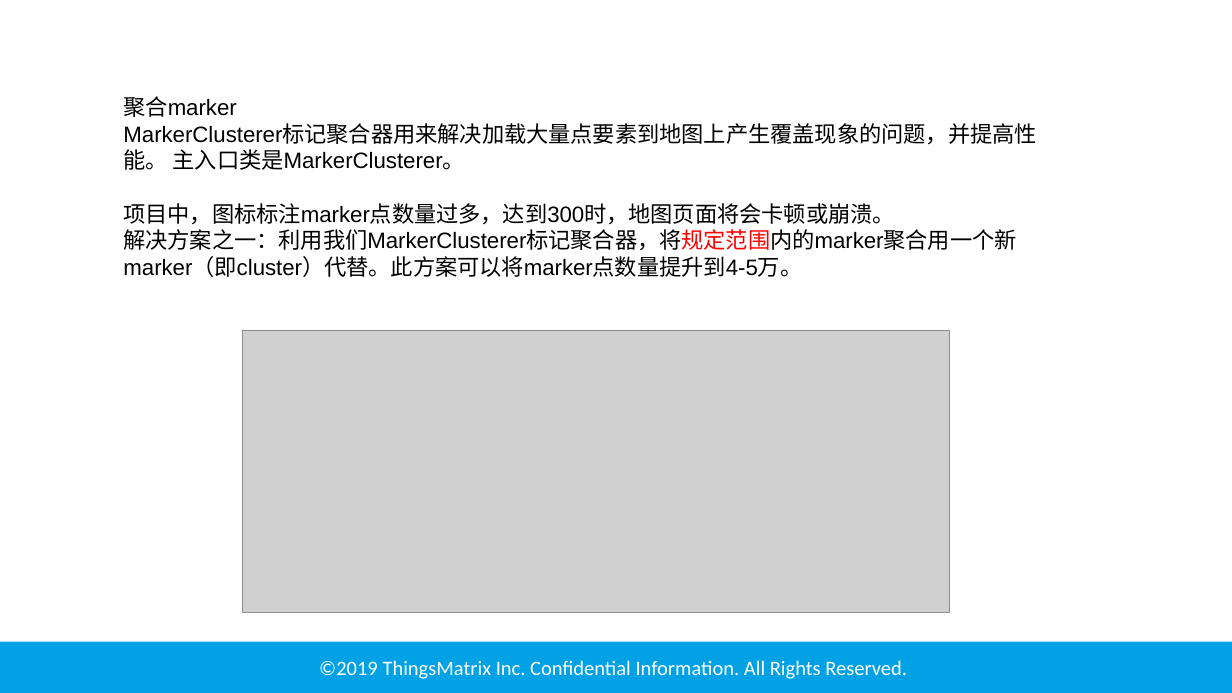
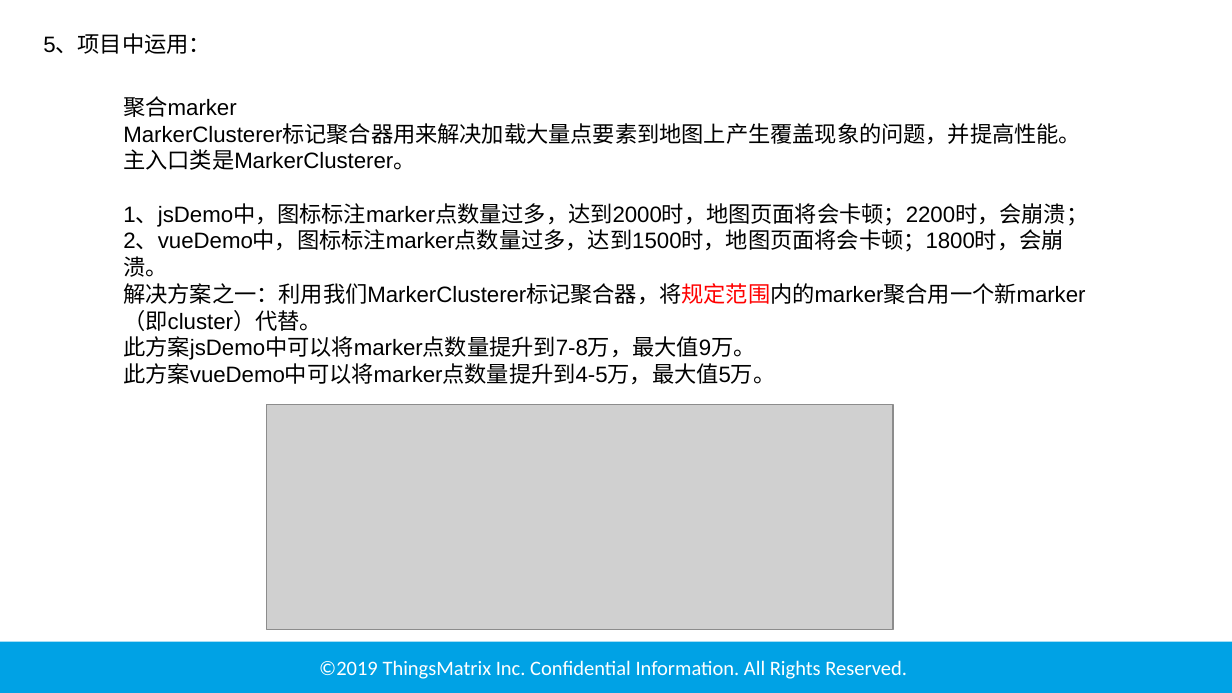
Before and after one commit to GUAPO-CN/maps, a slide deck: slide 11 of 地图技术分享.pptx (slide 10 before the commit). Drawn at 1232x693 pixels with LibreOffice and Linux fonts; fonts in the diff are those of the drawing; grey boxes stand for pictures; background and template pictures are left out. Boxes give left, top, right and bottom in pixels: in the first picture for what was removed or moved away, otherwise in the second. Text is boxed around its words. In the diff, an @@ line names an element or a change of style, - is before the commit and + after.

```diff
--- a/地图技术分享.pptx
+++ b/地图技术分享.pptx
@@ text added at (43, 34, 211, 54), 13 pt, text #000000 @@
+5、项目中运用：
@@ text at (123, 204, 1088, 385): text changed @@
-项目中，图标标注marker点数量过多，达到300时，地图页面将会卡顿或崩溃。
-解决方案之一：利用我们MarkerClusterer标记聚合器，将规定范围内的marker聚合用一个新marker（即cluster）代替。此方案可以将marker点数量提升到4-5万。
+1、jsDemo中，图标标注marker点数量过多，达到2000时，地图页面将会卡顿；2200时，会崩溃；
+2、vueDemo中，图标标注marker点数量过多，达到1500时，地图页面将会卡顿；1800时，会崩溃。
+解决方案之一：利用我们MarkerClusterer标记聚合器，将规定范围内的marker聚合用一个新marker（即cluster）代替。
+此方案jsDemo中可以将marker点数量提升到7-8万，最大值9万。
+此方案vueDemo中可以将marker点数量提升到4-5万，最大值5万。
@@ picture: place and size @@
-picture at (243, 330, 950, 612)
+picture at (267, 404, 893, 630)
```
Also in this commit, not shown: 6 other slides changed, 3 slides added, 2 slides removed, 12 other files.
